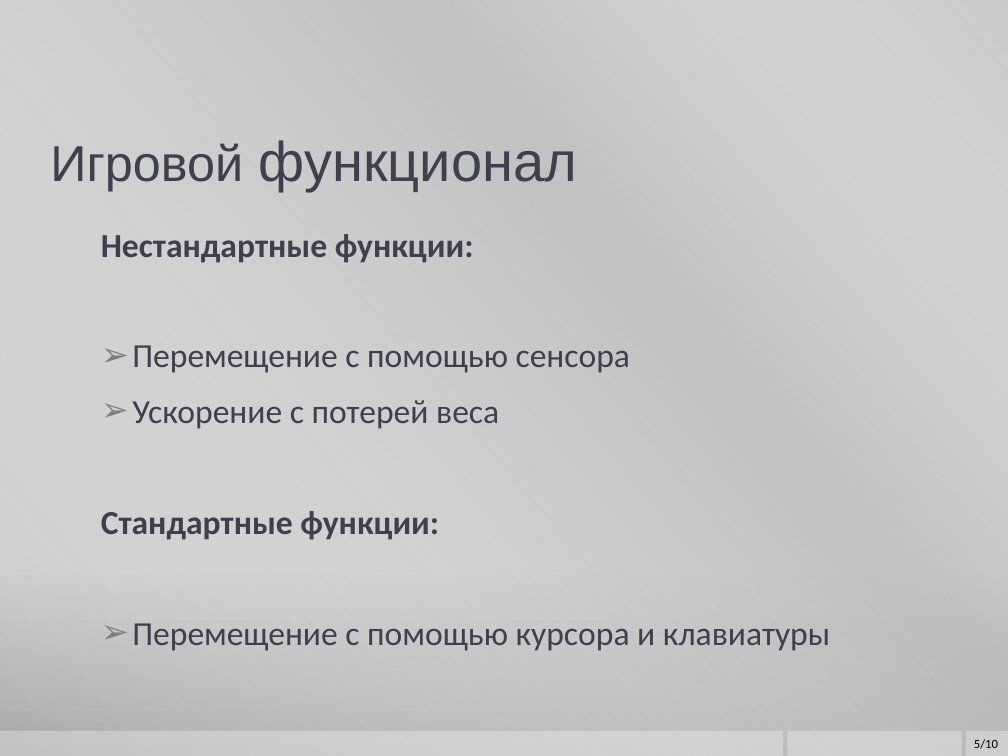
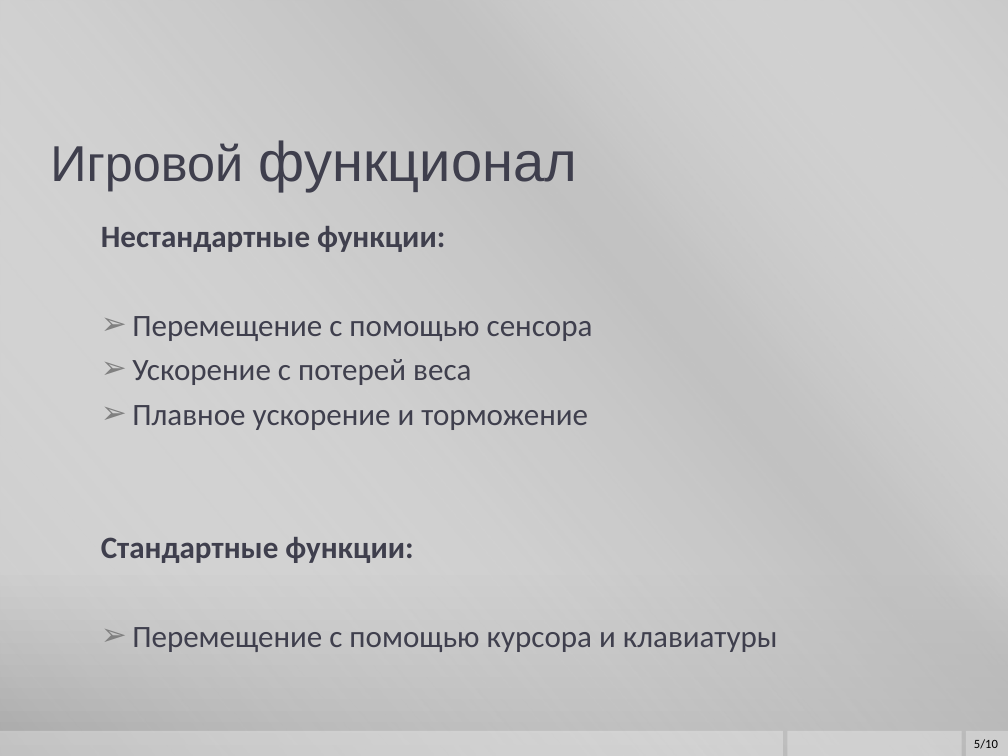
Before and after one commit to kenny5660/summer_game_2018, a slide deck: slide 7 of iPoint.io Presentation.pptx (slide 5 before the commit). Drawn at 1008x756 pixels with LibreOffice and Linux fonts; fonts in the diff are those of the drawing; background and template pictures are left out. Boxes give left, top, right and bottom in pixels: in the first picture for what was removed or moved away, otherwise in the second. Text is boxed around its words. In the diff, an @@ line names an element or a change of style, - is before the commit and + after.

```diff
--- a/iPoint.io Presentation.pptx
+++ b/iPoint.io Presentation.pptx
@@ text at [101,226,778,652]: size 24 to 22.2 pt in "Нестандартные функции:", "Перемещение с помощью сенсора", "Ускорение с потерей веса", "Стандартные функции:" and 1 more places; line spacing 1 to 0.8 @@
@@ text at [132,405,588,430]: paragraph added @@
+  ➢ Плавное ускорение и торможение
```
Also in this commit, not shown: 5 other slides changed, 2 slides added, 2 slides removed.
